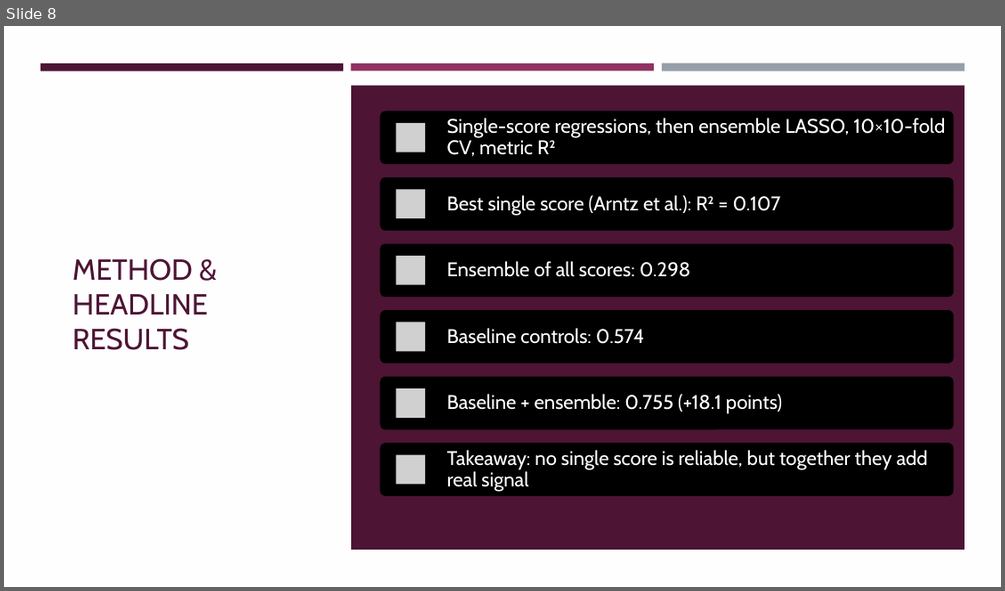
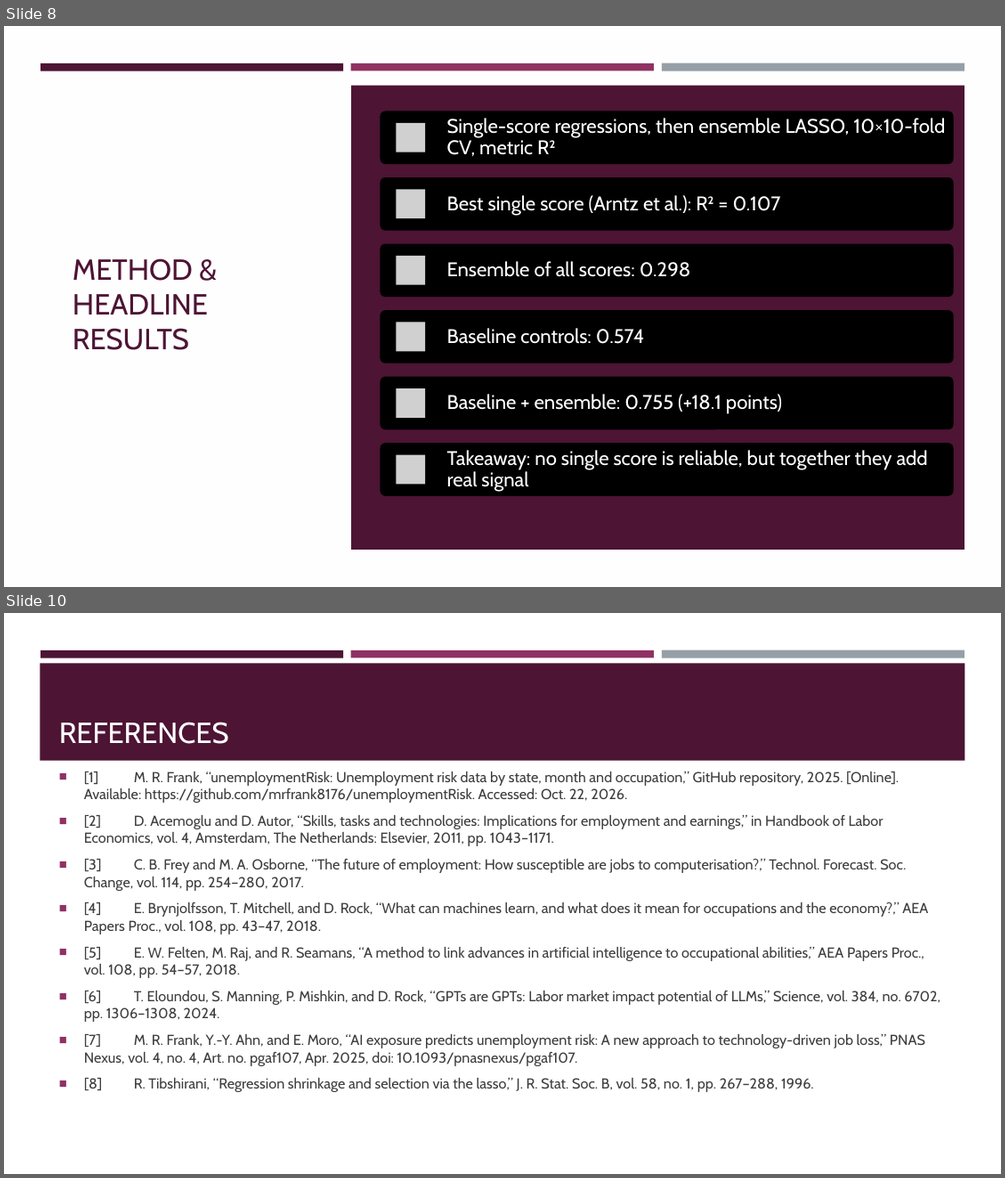
Before and after one commit to Ashonet/CSCU9DA_Assignment, a slide deck: CSCU9DA_Presentation.pptx. Shown one above the other, each under a label of ours: slide 8 before the commit, slides 8 and 10 after it; the slides between them are not shown. The pictures are 1005x591 and 1005x1178 pixels, drawn with LibreOffice and Linux fonts; fonts in the diff are those of the drawing; grey boxes stand for pictures. Boxes give left, top, right and bottom in pixels: in the first picture for what was removed or moved away, otherwise in the second. Text is boxed around its words. In the diff, an @@ line names an element or a change of style, - is before the commit and + after.

```diff
--- a/CSCU9DA_Presentation.pptx
+++ b/CSCU9DA_Presentation.pptx
@@ slide 10 added at <box>4,613,1001,1174</box>, background #FFFFFF @@
@@ rectangle added at <box>40,663,965,761</box>, fill #4D1434 @@
@@ rectangle added at <box>40,650,343,657</box>, fill #4D1434 @@
@@ rectangle added at <box>351,650,654,657</box>, fill #903163 @@
@@ rectangle added at <box>662,650,964,658</box>, fill #969FA7 @@
@@ title added at <box>59,722,229,744</box>, 28 pt, text #FFFFFF @@
+REFERENCES
@@ text added at <box>84,788,940,1092</box>, 13.9 pt, text #3D3D3D @@
+■ [1] M. R. Frank, “unemploymentRisk: Unemployment risk data by state, month and occupation,” GitHub repository, 2025. [Online]. Available: https://github.com/mrfrank8176/unemploymentRisk. Accessed: Oct. 22, 2026.
+■ [2] D. Acemoglu and D. Autor, “Skills, tasks and technologies: Implications for employment and earnings,” in Handbook of Labor Economics, vol. 4, Amsterdam, The Netherlands: Elsevier, 2011, pp. 1043–1171.
+■ [3] C. B. Frey and M. A. Osborne, “The future of employment: How susceptible are jobs to computerisation?,” Technol. Forecast. Soc. Change, vol. 114, pp. 254–280, 2017.
+■ [4] E. Brynjolfsson, T. Mitchell, and D. Rock, “What can machines learn, and what does it mean for occupations and the economy?,” AEA Papers Proc., vol. 108, pp. 43–47, 2018.
+■ [5] E. W. Felten, M. Raj, and R. Seamans, “A method to link advances in artificial intelligence to occupational abilities,” AEA Papers Proc., vol. 108, pp. 54–57, 2018.
+■ [6] T. Eloundou, S. Manning, P. Mishkin, and D. Rock, “GPTs are GPTs: Labor market impact potential of LLMs,” Science, vol. 384, no. 6702, pp. 1306–1308, 2024.
+■ [7] M. R. Frank, Y.-Y. Ahn, and E. Moro, “AI exposure predicts unemployment risk: A new approach to technology-driven job loss,” PNAS Nexus, vol. 4, no. 4, Art. no. pgaf107, Apr. 2025, doi: 10.1093/pnasnexus/pgaf107.
+■ [8] R. Tibshirani, “Regression shrinkage and selection via the lasso,” J. R. Stat. Soc. B, vol. 58, no. 1, pp. 267–288, 1996.
```
Also in this commit, not shown: 1 other slide added.
